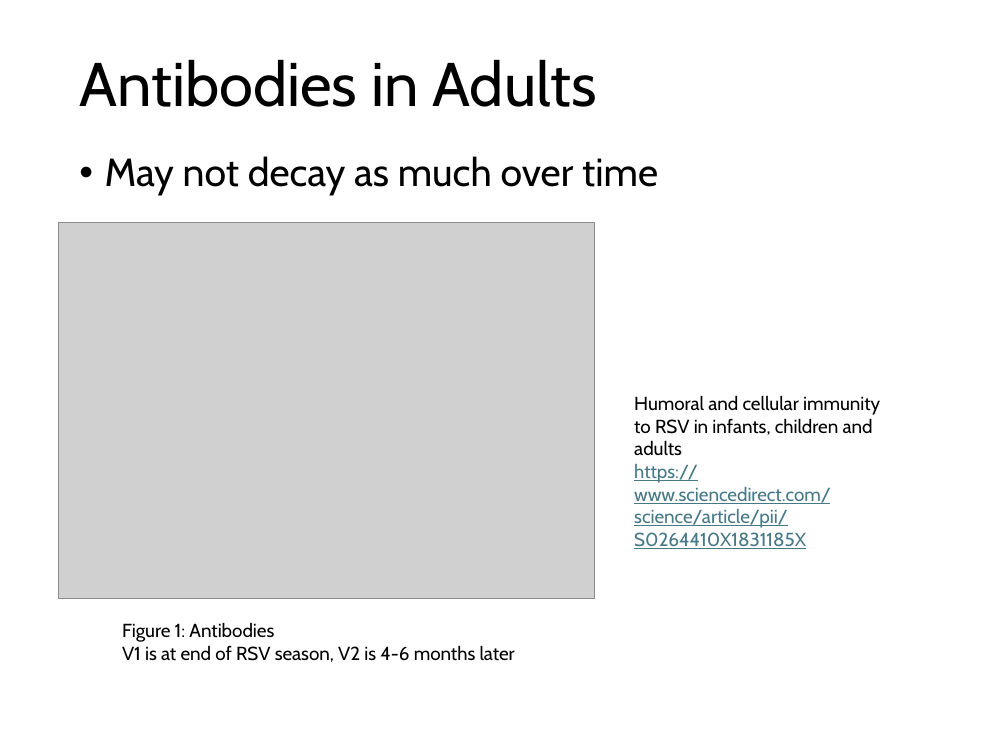
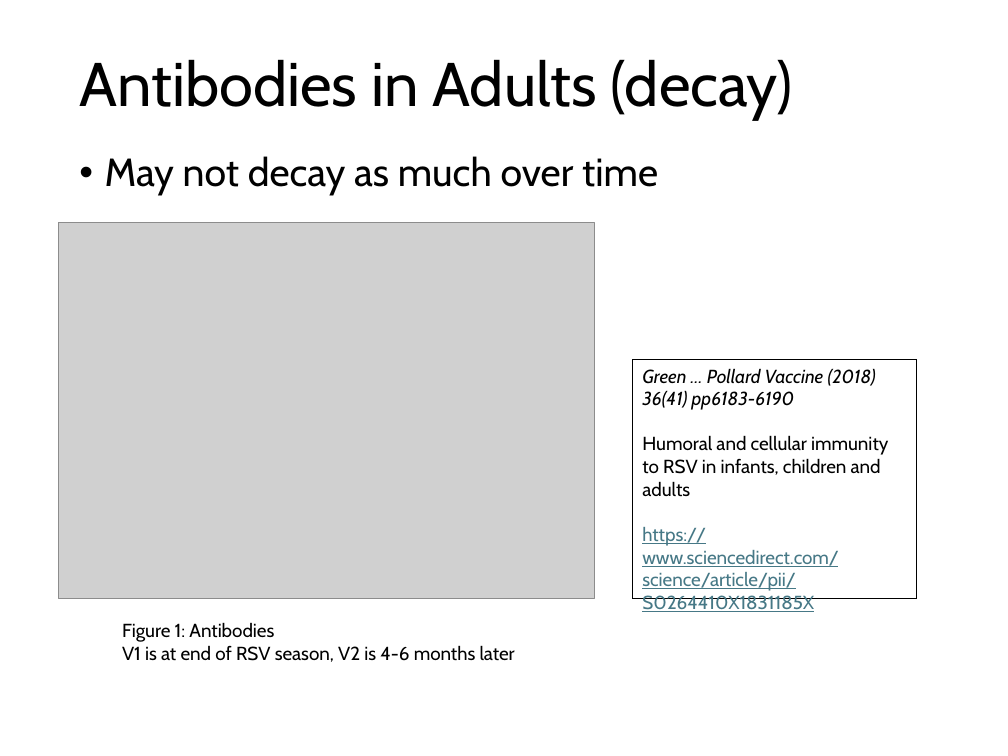
Before and after one commit to deborahcromer/RSVcorrelates, a slide deck: slide 9 of raw-data/RSV Data Summary.pptx (slide 6 before the commit). Drawn at 1008x756 pixels with LibreOffice and Linux fonts; fonts in the diff are those of the drawing; grey boxes stand for pictures. Boxes give left, top, right and bottom in pixels: in the first picture for what was removed or moved away, otherwise in the second. Text is boxed around its words. In the diff, an @@ line names an element or a change of style, - is before the commit and + after.

```diff
--- a/raw-data/RSV Data Summary.pptx
+++ b/raw-data/RSV Data Summary.pptx
@@ title at (x1=79, y1=59, x2=793, y2=120): text changed @@
-Antibodies in Adults
+Antibodies in Adults (decay)
@@ rectangle "Green … Pollard Vaccine (2018) ..." resized from (x1=634, y1=395, x2=880, y2=528) to (x1=632, y1=359, x2=916, y2=598) @@
@@ rectangle "Green … Pollard Vaccine (2018) ..." at (x1=632, y1=359, x2=916, y2=598): outline none to #000000 0.75 pt @@
@@ text in rectangle at (x1=642, y1=368, x2=876, y2=410): paragraph added @@
+Green … Pollard Vaccine (2018) 36(41) pp6183-6190
```
Also in this commit, not shown: 9 other slides changed, 5 slides added, 1 slide removed, 1 other file.
